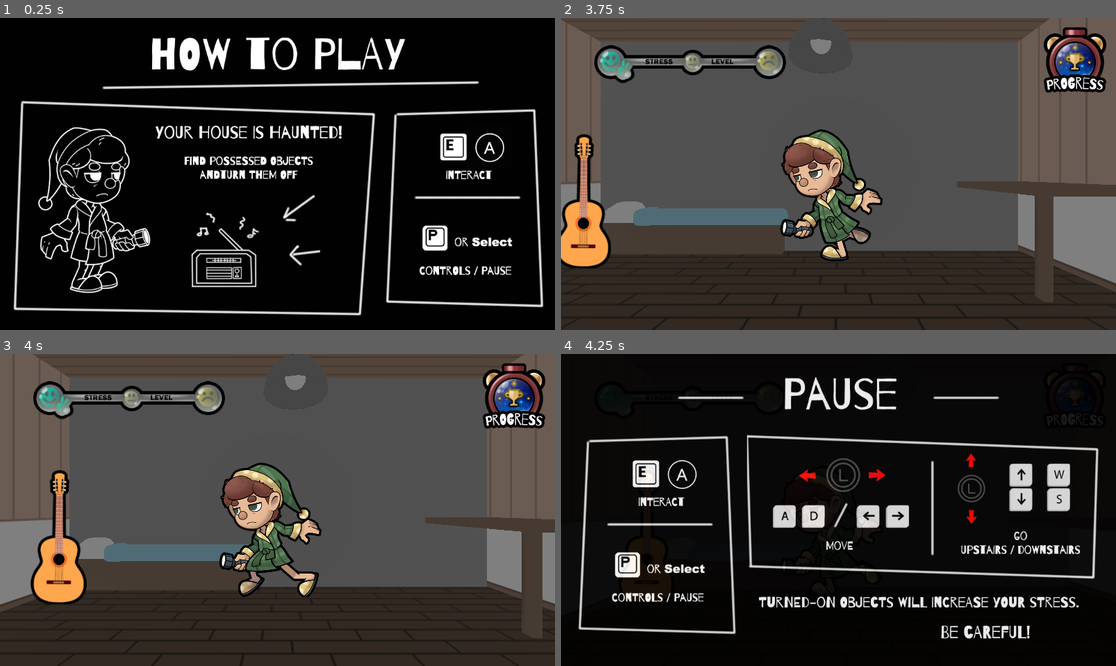
Above: before the commit, frames 1-4 (two rows, left to right).
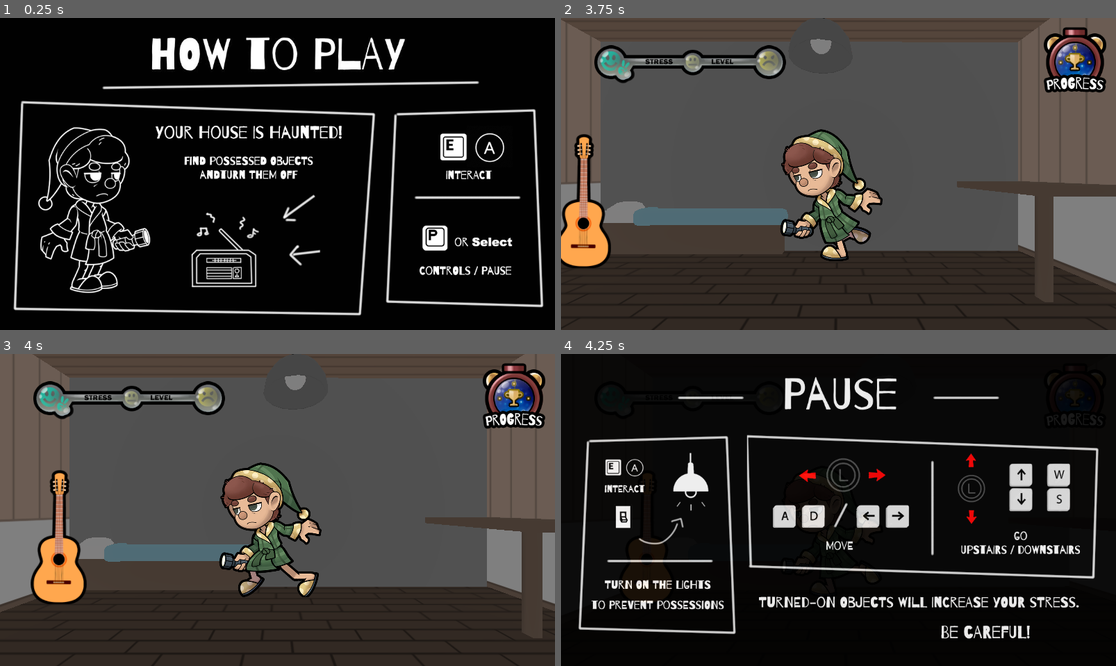
Above: after the commit, the same moments.

Repository: DakkuaDev/the-haunted-mansion-godot
Game: Godot game, scene res://Scene/main.tscn
The game is run twice, just before and just after one commit, with the same random seed, the same clock (stepped at 60 frames per second) and the same inputs.
Inputs:
- Up to frame 1 (0.25 s): no input
- Up to frame 2 (3.75 s): tap Enter (ui_accept) at 0.5, 0.77, 1.52, 3.02 s; hold Right (ui_right) 0.53-1.28 s; hold Down (ui_down) 1.28-2.03 s; hold Right (ui_right) 2.03-2.78 s; hold Up (ui_up) 2.78-3.53 s; hold Left (ui_left) from 3.53 s (still down)
- Up to frame 3 (4 s): keep holding Left (ui_left); tap Enter (ui_accept) at 3.77 s
- Up to frame 4 (4.25 s): keep holding Left (ui_left); tap P (ui_pause_menu) at 4.15 s

Frames 1-3 are identical in both runs. In frame 4, 3.4% of the frame differs, in the area x 5-75%, y 31-82%.

Commit message:
changed pause menu screen

Diff:
--- a/Scene/Logic/MenuSystem.tscn
+++ b/Scene/Logic/MenuSystem.tscn
@@ -2,7 +2,7 @@
 
 [ext_resource type="Script" path="res://Script/MenuSystem.gd" id="1_ec24g"]
 [ext_resource type="Texture2D" uid="uid://c5m2tvuuudl2m" path="res://Art/Screen/how-to-play.png" id="2_vqu2s"]
-[ext_resource type="Texture2D" uid="uid://ce1aytsygxlcu" path="res://Art/Screen/pause-constrols.png" id="3_yhn7r"]
+[ext_resource type="Texture2D" uid="uid://cj17cnmbj1ao3" path="res://Art/Screen/PauseControls2.png" id="3_dcj0t"]
 [ext_resource type="Texture2D" uid="uid://c8i05a86eehsb" path="res://Art/Screen/game-over-screen-new.jpg" id="4_uvm3i"]
 [ext_resource type="Texture2D" uid="uid://ltnm1luj4kk3" path="res://Art/Screen/win-screen-new.jpg" id="5_eieql"]
 [ext_resource type="AudioStream" uid="uid://bhblkjk5n13va" path="res://Audio/Sound/failure-drum-sound-effect-2-7184.mp3" id="6_211rr"]
@@ -48,7 +48,7 @@
 anchor_bottom = 1.0
 grow_horizontal = 2
 grow_vertical = 2
-texture = ExtResource("3_yhn7r")
+texture = ExtResource("3_dcj0t")
 
 [node name="GameOver" type="TextureRect" parent="."]
 visible = false
--- a/Script/MenuSystem.gd
+++ b/Script/MenuSystem.gd
@@ -20,7 +20,7 @@
 
 func _process(delta):
 
-	if (Input.is_action_just_pressed("ui_pause_menu") && on_end_game != true):
+	if (Input.is_action_just_pressed("ui_pause_menu") && on_end_game != true && _inicialice == true):
 		if(on_pause):
 			on_pause = false
 			pause_menu.visible = false
Binary file added: Art/Screen/PauseControls2.png
Not shown, added: Art/Screen/PauseControls2.png.import
